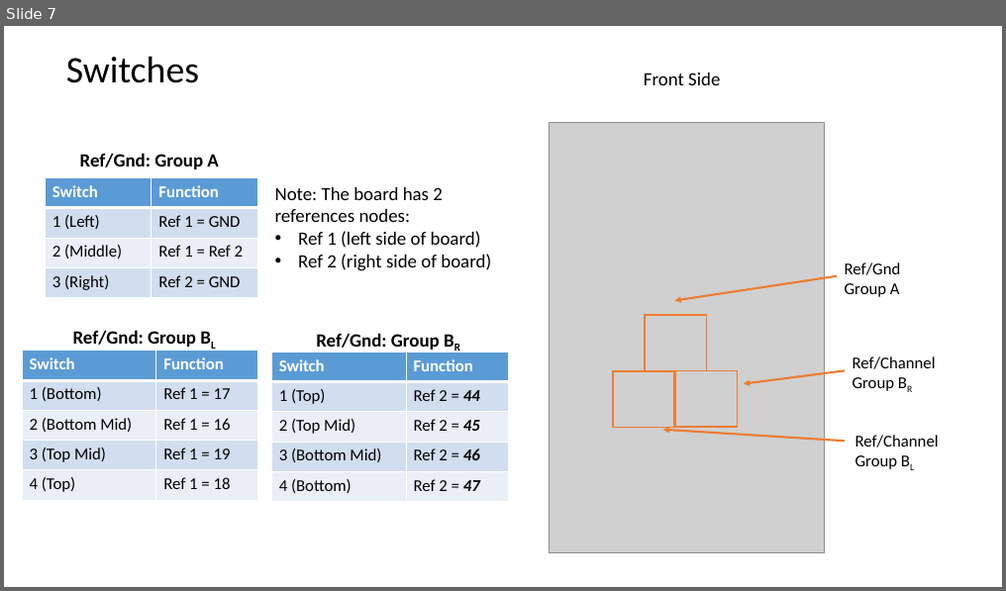
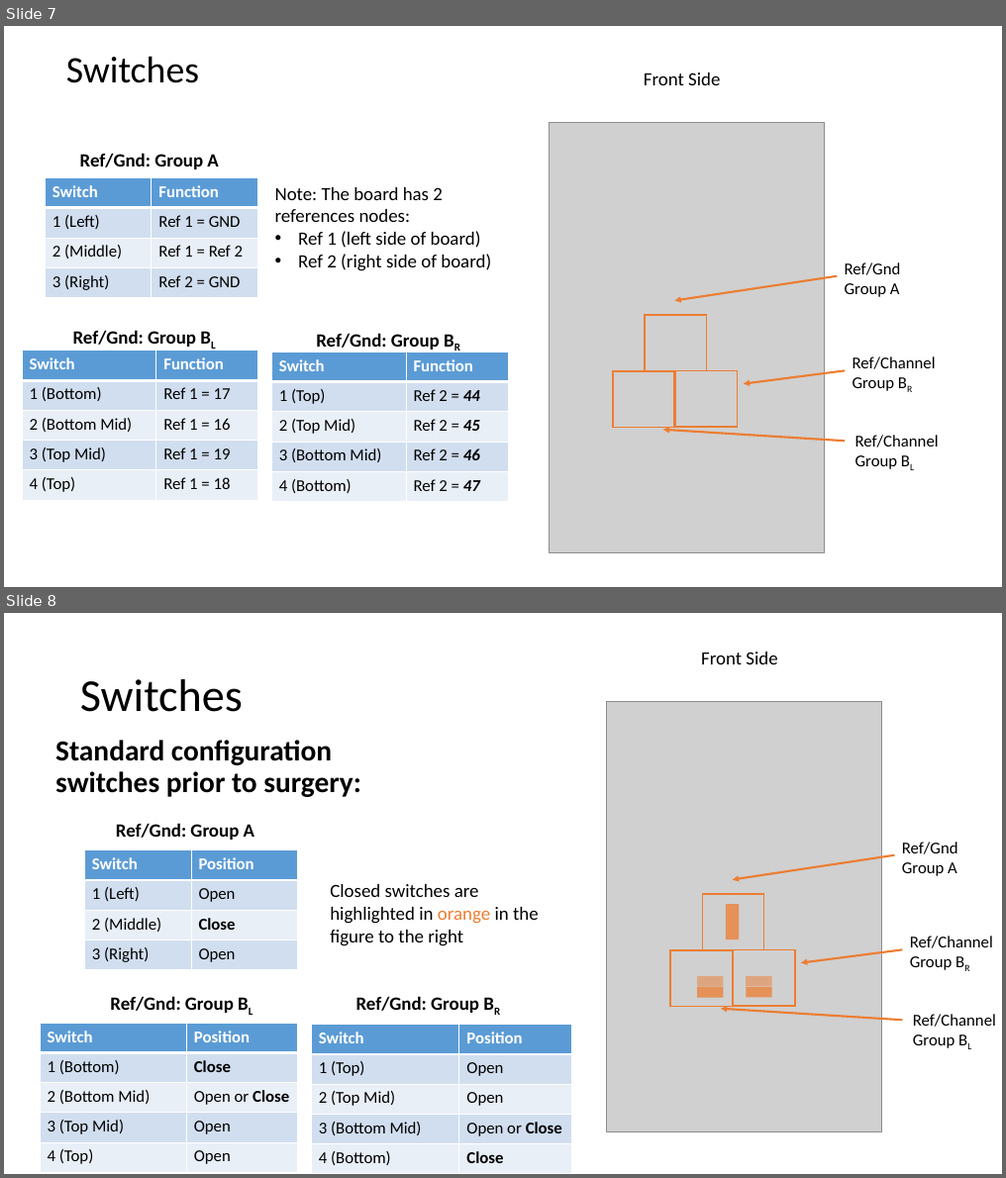
Before and after one commit to TNEL-UCSD/nacq, a slide deck: pcbs/Flex Adapter/Flex - Intan Adapter Board v2 Documentation.pptx. Shown one above the other, each under a label of ours: slide 7 before the commit, slides 7 and 8 after it. The pictures are 1006x591 and 1006x1178 pixels, drawn with LibreOffice and Linux fonts; fonts in the diff are those of the drawing; grey boxes stand for pictures. Boxes give left, top, right and bottom in pixels: in the first picture for what was removed or moved away, otherwise in the second. Text is boxed around its words. In the diff, an @@ line names an element or a change of style, - is before the commit and + after.

Commit message:
Updated Flex Adapter docs to include switch config slide

```diff
--- a/pcbs/Flex Adapter/Flex - Intan Adapter Board v2 Documentation.pptx
+++ b/pcbs/Flex Adapter/Flex - Intan Adapter Board v2 Documentation.pptx
@@ slide 8 added at bbox=[4, 613, 1002, 1174], background #FFFFFF @@
@@ text added at bbox=[701, 652, 777, 664], 18 pt, text #000000 @@
+Front Side
@@ title added at bbox=[80, 679, 243, 712], 44 pt, text #000000 @@
+Switches
@@ picture added at bbox=[607, 702, 881, 1132] @@
@@ text added at bbox=[55, 740, 360, 797], 28 pt, text #000000, bold @@
+Standard configuration switches prior to surgery:
@@ text added at bbox=[116, 823, 254, 840], 18 pt, text #000000, bold @@
+Ref/Gnd: Group A
@@ text added at bbox=[902, 842, 958, 876], 16 pt, text #000000 @@
+Ref/Gnd
+Group A
@@ table added at bbox=[85, 851, 297, 970], 4 rows, 2 columns @@
+Switch | Position
+1 (Left) | Open
+2 (Middle) | Close
+3 (Right) | Open
@@ arrow added from (895, 856) to (733, 879), #ED7D31 2 pt @@
@@ text added at bbox=[330, 884, 539, 947], 18 pt, text #000000 @@
+Closed switches are highlighted in orange in the figure to the right
@@ rectangle added at bbox=[703, 894, 764, 951], outline #ED7D31 1.5 pt @@
@@ rectangle added at bbox=[726, 904, 739, 940], fill #ED7D31 at 75% opacity @@
@@ text added at bbox=[910, 936, 993, 970], 16 pt, text #000000 @@
+Ref/Channel
+Group BR
@@ rectangle added at bbox=[671, 951, 733, 1007], outline #ED7D31 1.5 pt @@
@@ rectangle added at bbox=[734, 951, 795, 1007], outline #ED7D31 1.5 pt @@
@@ arrow added from (902, 950) to (801, 963), #ED7D31 2 pt @@
@@ text added at bbox=[110, 996, 234, 1013], 18 pt, text #000000, bold @@
+Ref/Gnd: Group BL
@@ text added at bbox=[356, 996, 479, 1013], 18 pt, text #000000, bold @@
+Ref/Gnd: Group BR
@@ rectangle added at bbox=[697, 987, 723, 998], fill #ED7D31 at 75% opacity @@
@@ rectangle added at bbox=[697, 976, 723, 987], fill #ED7D31 at 50% opacity @@
@@ rectangle added at bbox=[746, 976, 771, 987], fill #ED7D31 at 50% opacity @@
@@ rectangle added at bbox=[746, 987, 772, 997], fill #ED7D31 at 75% opacity @@
@@ table added at bbox=[40, 1023, 298, 1173], 5 rows, 2 columns @@
+Switch | Position
+1 (Bottom) | Close
+2 (Bottom Mid) | Open or Close
+3 (Top Mid) | Open
+4 (Top) | Open
@@ table added at bbox=[311, 1025, 571, 1174], 5 rows, 2 columns @@
+Switch | Position
+1 (Top) | Open
+2 (Top Mid) | Open
+3 (Bottom Mid) | Open or Close
+4 (Bottom) | Close
@@ arrow added from (902, 1020) to (721, 1009), #ED7D31 2 pt @@
@@ text added at bbox=[913, 1014, 996, 1049], 16 pt, text #000000 @@
+Ref/Channel
+Group BL
```
Also in this commit, not shown: 2 slides changed, 3 other files.
